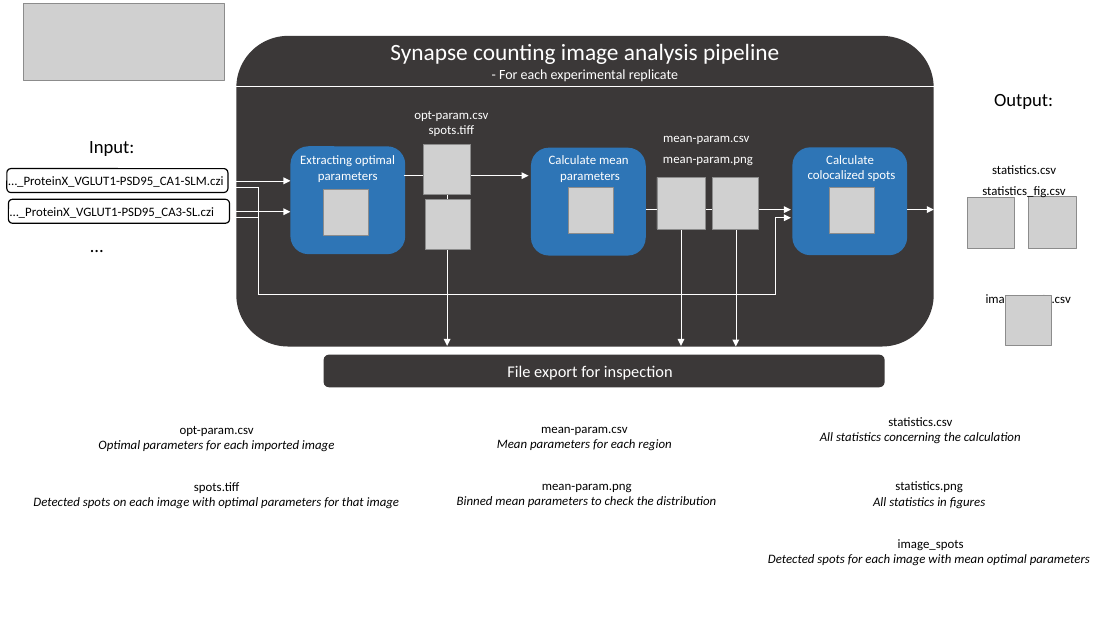
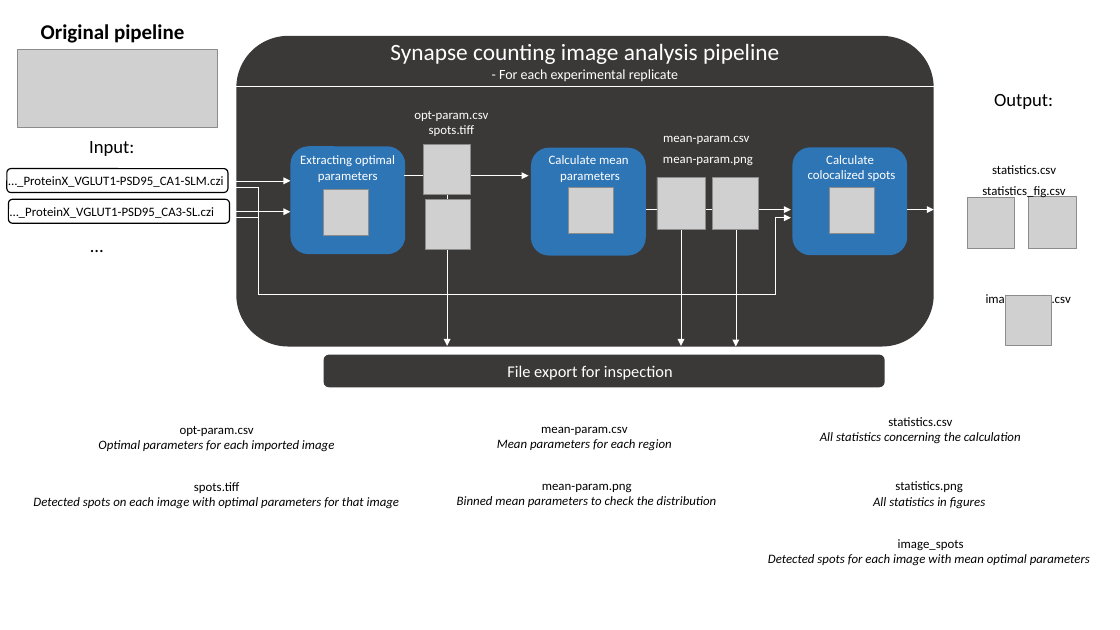
Before and after one commit to cgeyskens/phd, a slide deck: slide 3 of image-analysis/synapse-counting/project-overview.pptx. Drawn at 1120x630 pixels with LibreOffice and Linux fonts; fonts in the diff are those of the drawing; grey boxes stand for pictures. Boxes give left, top, right and bottom in pixels: in the first picture for what was removed or moved away, otherwise in the second. Text is boxed around its words. In the diff, an @@ line names an element or a change of style, - is before the commit and + after.

```diff
--- a/image-analysis/synapse-counting/project-overview.pptx
+++ b/image-analysis/synapse-counting/project-overview.pptx
@@ text added at [41,24,184,43], 18 pt, text #000000, bold @@
+Original pipeline
@@ picture: place and size @@
-picture at [24,3,224,82]
+picture at [17,50,218,128]
```
Also in this commit, not shown: 1 slide added, 4 other files.
